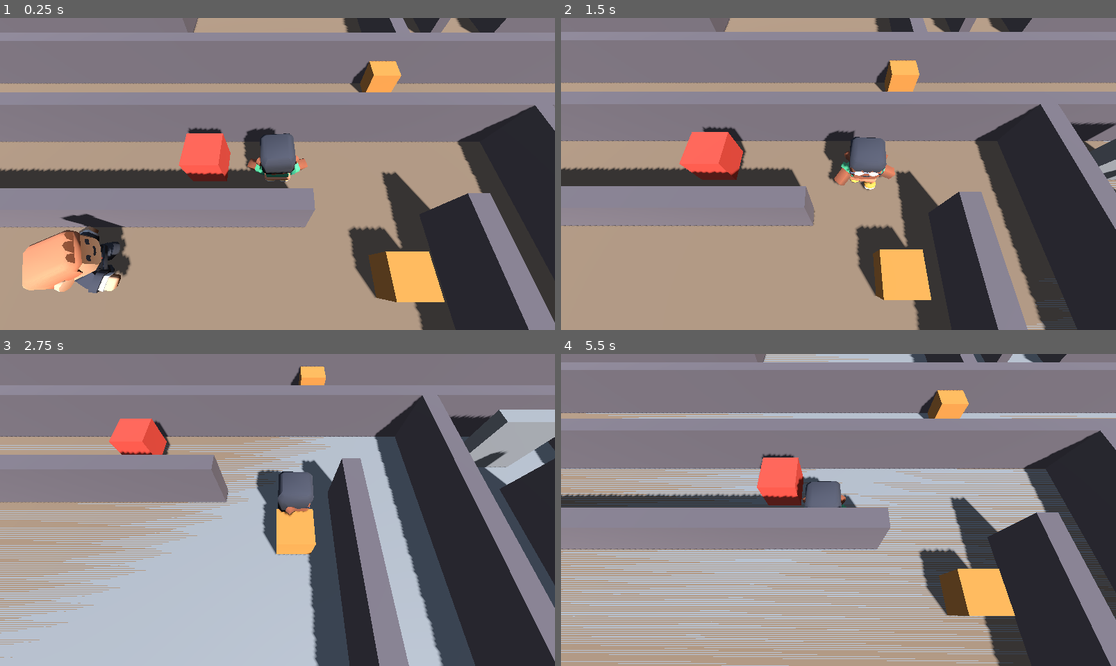
Above: before the commit, frames 1-4 (two rows, left to right).
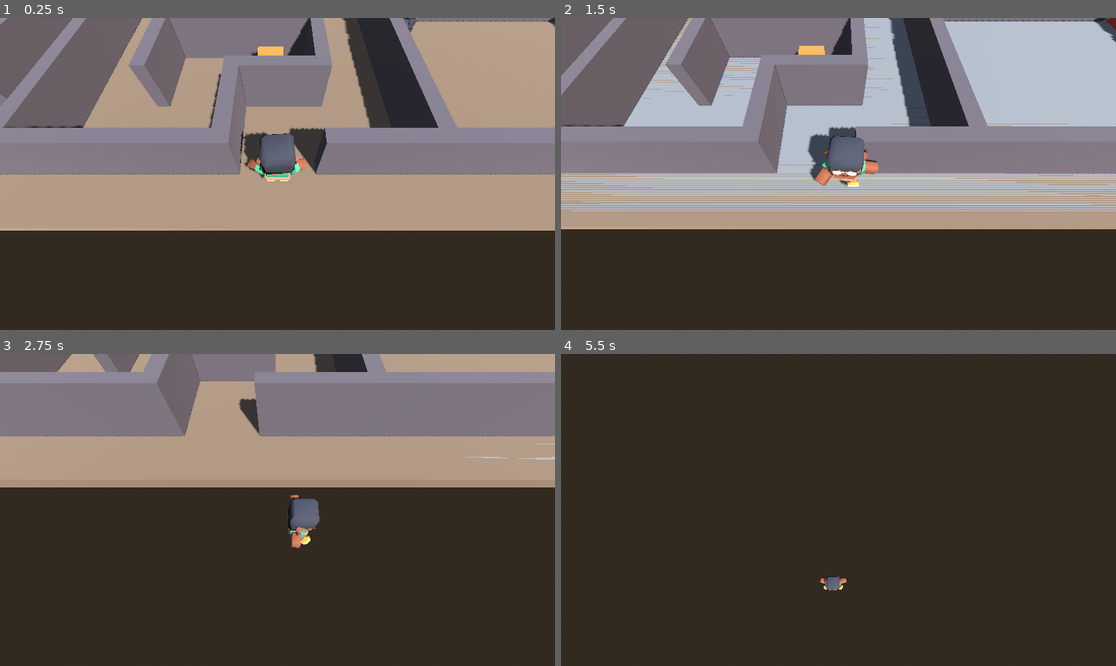
Above: after the commit, the same moments.

Repository: Carola-caicedo/Survivor-Maze-Puzzle
Game: Godot game, scene res://main.tscn
Two runs of this game, one before a commit and one after it. Both use one fixed random seed, a clock stepped at 60 frames per second and the inputs below.
Inputs:
- Up to frame 1 (0.25 s): no input
- Up to frame 2 (1.5 s): tap Enter (ui_accept) at 0.5, 0.6, 0.77, 1.07 s; hold D (move_right) 0.53-1.28 s; hold S (move_down) from 1.28 s (still down); tap Shift (correr) at 1.35 s
- Up to frame 3 (2.75 s): tap Enter (ui_accept) at 1.52, 1.55, 1.82, 2.3 s; release S (move_down) at 2.03 s; hold D (move_right) from 2.03 s (still down); tap Space (espada) at 2.1 s
- Up to frame 4 (5.5 s): release D (move_right) at 2.78 s; hold W (move_up) 2.78-3.53 s; tap E (interactuar) at 2.85 s; tap Enter (ui_accept) at 3.02, 3.05, 3.32, 3.77, 3.8, 4.07, 4.35, 4.52, 4.82, 5.3 s; hold A (move_left) 3.53-5.03 s; tap F at 3.6 s; hold S (move_down) from 5.03 s (still down); hold Shift (correr) from 5.03 s (still down)

The runs differ from the first frame. In frame 1, 75% of the frame differs, in the area x 0-100%, y 0-100%; in frame 2, 78%; in frame 3, 71%; in frame 4, 87%.

Commit message:
resolucion de conflictos, union de logica golpeador y guardian para la mecanica del enemigo

Diff:
--- a/golpeador.gd
+++ /dev/null
@@ -1,133 +0,0 @@
-extends CharacterBody3D
-
-enum Estado { ACERCARSE, AVISO, GOLPE, RECARGA, HUIR }
-
-@export var rapidez = 2.0
-@export var rango_ataque = 1.5
-@export var tiempo_aviso = 1.0
-@export var tiempo_recarga = 1.0
-
-@export var alcance_golpe = 1.6
-@export var danio = 15
-
-@export var vida = 100.0
-@export var vida_huida = 30.0
-@export var danio_prueba = 25.0
-
-var estado = Estado.ACERCARSE
-var reloj = 0.0
-var jugador = null
-
-@onready var anim = $Modelo/AnimationPlayer
-
-
-func _ready():
-	jugador = get_tree().get_first_node_in_group("jugador")
-
-
-func _physics_process(delta):
-	velocity += get_gravity() * delta
-	reloj = maxf(reloj - delta, 0.0)
-
-	# Prueba: Enter le quita vida. Borren estas dos líneas al terminar.
-	if Input.is_action_just_pressed("ui_accept"):
-		recibir_golpe(danio_prueba)
-	var nuevo = decidir()
-	if nuevo != estado:
-		cambiar_a(nuevo)
-
-	match estado:
-		Estado.ACERCARSE:
-			if jugador != null:
-				ir_a(jugador.global_position)
-		Estado.AVISO:
-			frenar("interact-right")
-		Estado.GOLPE:
-			frenar("attack-melee-right")
-			golpear()
-		Estado.RECARGA:
-			frenar("idle")
-		Estado.HUIR:
-			if jugador != null:
-				# Huir es perseguir con el vector director invertido
-				var lejos = global_position - jugador.global_position
-				lejos.y = 0.0
-				ir_a(global_position + lejos)
-
-	move_and_slide()
-
-# Desde cada estado solo se puede pasar a uno: el ciclo del ataque.
-func decidir():
-	 # Va primero: le gana a cualquier estado, también al AVISO.
-	if vida <= vida_huida and vida > 0.0:
-		return Estado.HUIR
-
-	match estado:
-		Estado.ACERCARSE:
-			if distancia() <= rango_ataque:
-				return Estado.AVISO
-		Estado.AVISO:
-			if reloj <= 0.001:
-				return Estado.GOLPE
-		Estado.GOLPE:
-			return Estado.RECARGA
-		Estado.RECARGA:
-			if reloj <= 0.001:
-				return Estado.ACERCARSE
-		Estado.HUIR:
-			return Estado.HUIR
-	return estado
-
-# Se llama igual que en la diana del Taller 8: el rayo ya la sabe usar.
-func recibir_golpe(cuanto):
-	vida -= cuanto
-	print(name, " vida ", vida)
-	if vida <= 0.0:
-		print(name, " vencido")
-		queue_free()
-
-
-func cambiar_a(nuevo):
-	estado = nuevo
-	print(name, " -> ", Estado.keys()[estado], " cuadro ",
-		Engine.get_physics_frames(), " a ",
-		snappedf(distancia(), 0.01), " m")
-	if estado == Estado.AVISO:
-		reloj = tiempo_aviso
-	elif estado == Estado.RECARGA:
-		reloj = tiempo_recarga
-
-# El aviso le da tiempo al jugador: el golpe mira DÓNDE ESTÁ AHORA.
-func golpear():
-	if distancia() > alcance_golpe:
-		print(name, " falla a ", snappedf(distancia(), 0.01), " m")
-		return
-
-	var salud = jugador.get_node_or_null("Salud")
-	if salud != null:
-		salud.recibir_golpe(danio)
-
-
-func ir_a(destino):
-	var hacia = destino - global_position
-	hacia.y = 0.0
-	var dir = hacia.normalized()
-	velocity.x = dir.x * rapidez
-	velocity.z = dir.z * rapidez
-	if dir.length() > 0.001:
-		basis = Basis.looking_at(dir)
-	anim.play("walk")
-
-
-func frenar(animacion):
-	velocity.x = 0.0
-	velocity.z = 0.0
-	anim.play(animacion)
-
-
-func distancia():
-	if jugador == null:
-		return 999.0
-	var p = jugador.global_position
-	var o = global_position
-	return Vector2(p.x - o.x, p.z - o.z).length()
--- a/golpeador.tscn
+++ /dev/null
@@ -1,18 +0,0 @@
-[gd_scene format=3 uid="uid://ccd46sqcppw1j"]
-
-[ext_resource type="Script" uid="uid://b5t8kjrddqakk" path="res://golpeador.gd" id="1_nln5y"]
-[ext_resource type="PackedScene" uid="uid://btbidf61ylt57" path="res://personaje/character-male-d.glb" id="2_bevbv"]
-
-[sub_resource type="CapsuleShape3D" id="CapsuleShape3D_7mycd"]
-radius = 0.35
-height = 1.75
-
-[node name="Golpeador" type="CharacterBody3D" unique_id=602957092 groups=["jugador"]]
-script = ExtResource("1_nln5y")
-
-[node name="CollisionShape3D" type="CollisionShape3D" parent="." unique_id=1574694485]
-transform = Transform3D(1, 0, 0, 0, 1, 0, 0, 0, 1, 0, 0.875, 0)
-shape = SubResource("CapsuleShape3D_7mycd")
-
-[node name="Modelo" parent="." unique_id=999883617 instance=ExtResource("2_bevbv")]
-transform = Transform3D(-2.6, 0, -2.2729921e-07, 0, 2.6, 0, 2.2729921e-07, 0, -2.6, 0, 0, 0)
--- a/guardian.gd
+++ b/guardian.gd
@@ -1,8 +1,8 @@
 extends CharacterBody3D
 
-enum Estado { PATRULLA, PERSEGUIR }
-
-@export var objetivo: Node3D
+enum Estado { PATRULLA, ACERCARSE, AVISO, GOLPE, RECARGA, HUIR }
+
+# Configuración de patrulla y visión (Taller 7)
 @export var rapidez = 2.0
 @export var radio_ver = 6.0
 @export var radio_perder = 9.0
@@ -11,10 +11,27 @@
 	Vector3(6, 0, -3)
 ]
 
-@onready var anim: AnimationPlayer = _buscar_anim()
+# Configuración de combate (Taller 9)
+@export var rango_ataque = 1.5
+@export var tiempo_aviso = 1.0
+@export var tiempo_recarga = 1.0
+@export var alcance_golpe = 1.6
+@export var danio = 15
+
+# Vida y huida
+@export var vida = 100.0
+@export var vida_huida = 30.0
+@export var danio_prueba = 25.0
+
+@export var objetivo: Node3D = null
 
 var estado = Estado.PATRULLA
 var punto = 0
+var reloj = 0.0
+var jugador: Node3D = null
+
+@onready var anim: AnimationPlayer = _buscar_anim()
+
 
 func _buscar_anim() -> AnimationPlayer:
 	if has_node("Modelo/AnimationPlayer"):
@@ -26,40 +43,164 @@
 		return encontrados[0]
 	return null
 
+
+func _ready():
+	if objetivo != null:
+		jugador = objetivo
+	else:
+		jugador = get_tree().get_first_node_in_group("jugador")
+
+
 func _physics_process(delta):
 	velocity += get_gravity() * delta
-
-	if objetivo == null:
-		move_and_slide()
-		return
-
-	var distancia = global_position.distance_to(objetivo.global_position)
+	reloj = maxf(reloj - delta, 0.0)
+
+	# Tecla Enter para pruebas de daño al enemigo
+	if Input.is_action_just_pressed("ui_accept"):
+		recibir_golpe(danio_prueba)
+
+	var nuevo = decidir()
+	if nuevo != estado:
+		cambiar_a(nuevo)
 
 	match estado:
 		Estado.PATRULLA:
-			if distancia < radio_ver:
-				estado = Estado.PERSEGUIR
-				print("lo vio a ", snappedf(distancia, 0.01), " m")
-			ir_a(puntos[punto])
-			if global_position.distance_to(puntos[punto]) < 0.3:
-				punto = (punto + 1) % puntos.size()
-
-		Estado.PERSEGUIR:
-			if distancia > radio_perder:
-				estado = Estado.PATRULLA
-				print("lo perdió a ", snappedf(distancia, 0.01), " m")
-			ir_a(objetivo.global_position)
+			if puntos.size() > 0:
+				ir_a(puntos[punto])
+				if global_position.distance_to(puntos[punto]) < 0.4:
+					punto = (punto + 1) % puntos.size()
+			else:
+				frenar("idle")
+
+		Estado.ACERCARSE:
+			if jugador != null:
+				ir_a(jugador.global_position)
+			else:
+				frenar("idle")
+
+		Estado.AVISO:
+			frenar("interact-right")
+
+		Estado.GOLPE:
+			frenar("attack-melee-right")
+			golpear()
+
+		Estado.RECARGA:
+			frenar("idle")
+
+		Estado.HUIR:
+			if jugador != null:
+				# Huir es alejarse en la dirección opuesta al jugador
+				var lejos = global_position - jugador.global_position
+				lejos.y = 0.0
+				ir_a(global_position + lejos)
+			else:
+				frenar("idle")
 
 	move_and_slide()
 
-func ir_a(p):
-	var hacia = p - global_position
+
+func decidir() -> Estado:
+	# Huir tiene máxima prioridad si la vida está baja
+	if vida <= vida_huida and vida > 0.0:
+		return Estado.HUIR
+
+	var d = distancia()
+
+	match estado:
+		Estado.PATRULLA:
+			if jugador != null and d <= radio_ver:
+				return Estado.ACERCARSE
+			return Estado.PATRULLA
+
+		Estado.ACERCARSE:
+			if d > radio_perder:
+				return Estado.PATRULLA
+			if d <= rango_ataque:
+				return Estado.AVISO
+			return Estado.ACERCARSE
+
+		Estado.AVISO:
+			if reloj <= 0.001:
+				return Estado.GOLPE
+			return Estado.AVISO
+
+		Estado.GOLPE:
+			return Estado.RECARGA
+
+		Estado.RECARGA:
+			if reloj <= 0.001:
+				if d <= rango_ataque:
+					return Estado.AVISO
+				elif d <= radio_perder:
+					return Estado.ACERCARSE
+				else:
+					return Estado.PATRULLA
+			return Estado.RECARGA
+
+		Estado.HUIR:
+			return Estado.HUIR
+
+	return estado
+
+
+func cambiar_a(nuevo: Estado):
+	estado = nuevo
+	print(name, " -> ", Estado.keys()[estado], " a ", snappedf(distancia(), 0.01), " m")
+	if estado == Estado.AVISO:
+		reloj = tiempo_aviso
+	elif estado == Estado.RECARGA:
+		reloj = tiempo_recarga
+
+
+func golpear():
+	if distancia() > alcance_golpe:
+		print(name, " falla a ", snappedf(distancia(), 0.01), " m")
+		return
+
+	if jugador != null:
+		var salud = jugador.get_node_or_null("Salud")
+		if salud != null:
+			salud.recibir_golpe(danio)
+
+
+func recibir_golpe(cuanto):
+	vida -= cuanto
+	print(name, " vida ", vida)
+	if vida <= 0.0:
+		print(name, " vencido")
+		queue_free()
+
+
+func ir_a(destino: Vector3):
+	var hacia = destino - global_position
 	hacia.y = 0.0
 	if hacia.length() < 0.05:
+		velocity.x = 0.0
+		velocity.z = 0.0
+		reproducir_anim("idle")
 		return
 	var dir = hacia.normalized()
 	velocity.x = dir.x * rapidez
 	velocity.z = dir.z * rapidez
 	basis = Basis.looking_at(dir)
-	if anim != null and anim.has_animation("walk"):
-		anim.play("walk")
+	reproducir_anim("walk")
+
+
+func frenar(animacion: String = "idle"):
+	velocity.x = 0.0
+	velocity.z = 0.0
+	reproducir_anim(animacion)
+
+
+func reproducir_anim(nombre: String):
+	if anim != null and anim.has_animation(nombre):
+		anim.play(nombre)
+
+
+func distancia() -> float:
+	if jugador == null:
+		return 999.0
+	var p = jugador.global_position
+	var o = global_position
+	return Vector2(p.x - o.x, p.z - o.z).length()
--- a/guardian.tscn
+++ b/guardian.tscn
@@ -7,12 +7,12 @@
 radius = 0.35
 height = 1.75
 
-[node name="guardian" type="CharacterBody3D" unique_id=1453112332]
+[node name="Guardian" type="CharacterBody3D" unique_id=1453112332 groups=["enemigos"]]
 script = ExtResource("1_3jwwi")
 
 [node name="CollisionShape3D" type="CollisionShape3D" parent="." unique_id=1336567868]
 transform = Transform3D(1, 0, 0, 0, 1, 0, 0, 0, 1, 0, 0.875, 0)
 shape = SubResource("CapsuleShape3D_1lkc5")
 
-[node name="modelo" parent="." unique_id=1225502439 instance=ExtResource("2_2oh7y")]
+[node name="Modelo" parent="." unique_id=1225502439 instance=ExtResource("2_2oh7y")]
 transform = Transform3D(-2.6, 0, -2.2729921e-07, 0, 2.6, 0, 2.2729921e-07, 0, -2.6, 0, 0, 0)
--- a/main.tscn
+++ b/main.tscn
@@ -8,7 +8,7 @@
 [ext_resource type="Script" uid="uid://8muj4gig7kts" path="res://espada.gd" id="4_1bvp3"]
 [ext_resource type="Script" uid="uid://g76pliv8lo3r" path="res://interactuar.gd" id="5_lquwl"]
 [ext_resource type="Script" uid="uid://dasg24n6trd5e" path="res://salud.gd" id="7_5vw27"]
-[ext_resource type="PackedScene" uid="uid://ccd46sqcppw1j" path="res://golpeador.tscn" id="7_272bh"]
+[ext_resource type="PackedScene" uid="uid://b5fk2eukw5pdc" path="res://guardian.tscn" id="7_272bh"]
 [ext_resource type="PackedScene" uid="uid://d2085s0j4q45i" path="res://objetivo.tscn" id="9_kek77"]
 [ext_resource type="PackedScene" uid="uid://c2aletggvk2nn" path="res://salida.tscn" id="10_4c57u"]
 [ext_resource type="PackedScene" uid="uid://7cir24paxtfm" path="res://laberinto.tscn" id="12_dg77c"]
@@ -41,8 +41,17 @@
 
 [node name="Main" type="Node3D" unique_id=368806357]
 
-[node name="zona_b" parent="." unique_id=1929311012 instance=ExtResource("1_h2yge")]
-transform = Transform3D(1, 0, 0, 0, 1, 0, 0, 0, 1, -2, 1, 0)
+[node name="zona_b4" parent="." unique_id=1929311012 instance=ExtResource("1_h2yge")]
+transform = Transform3D(1, 0, 0, 0, 1, 0, 0, 0, 1, -2.5618854, 0, -4.873433)
+
+[node name="zona_b3" parent="." unique_id=1387998824 instance=ExtResource("1_h2yge")]
+transform = Transform3D(1, 0, 0, 0, 1, 0, 0, 0, 1, -3.091549, 0, -13.613588)
+
+[node name="zona_b2" parent="." unique_id=727331224 instance=ExtResource("1_h2yge")]
+transform = Transform3D(-4.371139e-08, 0, 1, 0, 1, 0, -1, 0, -4.371139e-08, 15.785, 0, 11.278)
+
+[node name="zona_b" parent="." unique_id=589018306 instance=ExtResource("1_h2yge")]
+transform = Transform3D(-4.371139e-08, 0, 1, 0, 1, 0, -1, 0, -4.371139e-08, 15.187, 0, 5.7284904)
 
 [node name="WorldEnvironment" type="WorldEnvironment" parent="." unique_id=1841011218]
 environment = SubResource("Entorno")
@@ -63,7 +72,7 @@
 [node name="Frutas" type="Node3D" parent="." unique_id=1317149282]
 
 [node name="Fruta1" type="StaticBody3D" parent="Frutas" unique_id=1988233190 groups=["interactivos"]]
-transform = Transform3D(1, 0, 0, 0, 1, 0, 0, 0, 1, 4, 0.5, -4)
+transform = Transform3D(1, 0, 0, 0, 1, 0, 0, 0, 1, -18.231888, 0.5, -8.732496)
 script = ExtResource("2_7mycd")
 
 [node name="MeshInstance3D" type="MeshInstance3D" parent="Frutas/Fruta1" unique_id=966073527]
@@ -74,7 +83,7 @@
 shape = SubResource("CajaForma")
 
 [node name="Fruta2" type="StaticBody3D" parent="Frutas" unique_id=1796786497 groups=["interactivos"]]
-transform = Transform3D(1, 0, 0, 0, 1, 0, 0, 0, 1, -5, 0.5, -2)
+transform = Transform3D(1, 0, 0, 0, 1, 0, 0, 0, 1, -0.27512836, 0.5, 8.985465)
 script = ExtResource("2_7mycd")
 
 [node name="MeshInstance3D" type="MeshInstance3D" parent="Frutas/Fruta2" unique_id=899026570]
@@ -85,7 +94,7 @@
 shape = SubResource("CajaForma")
 
 [node name="Fruta3" type="StaticBody3D" parent="Frutas" unique_id=2033221054 groups=["interactivos"]]
-transform = Transform3D(1, 0, 0, 0, 1, 0, 0, 0, 1, 3, 0.5, 3)
+transform = Transform3D(1, 0, 0, 0, 1, 0, 0, 0, 1, 16.80764, 0.5, 8.930685)
 script = ExtResource("2_7mycd")
 
 [node name="MeshInstance3D" type="MeshInstance3D" parent="Frutas/Fruta3" unique_id=608080174]
@@ -100,11 +109,14 @@
 script = ExtResource("3_efxa6")
 objetivo = NodePath("../Personaje")
 distancia = Vector3(0, 6, 3)
+limite_min = Vector2(-24.5, -17)
+limite_max = Vector2(24, 17)
 
 [node name="Personaje" type="CharacterBody3D" parent="." unique_id=2042316050 node_paths=PackedStringArray("camara") groups=["jugador"]]
+transform = Transform3D(1, 0, 0, 0, 1, 0, 0, 0, 1, 0, 0, 13.7023945)
 script = ExtResource("1_pj")
 camara = NodePath("../Camera3D")
-accion_prueba = "golpeador.F5"
+accion_prueba = "guardian.F5"
 
 [node name="CollisionShape3D" type="CollisionShape3D" parent="Personaje" unique_id=1745509103]
 transform = Transform3D(1, 0, 0, 0, 1, 0, 0, 0, 1, 0, 0.875, 0)
@@ -122,23 +134,26 @@
 [node name="Salud" type="Node" parent="Personaje" unique_id=208371855]
 script = ExtResource("7_5vw27")
 
-[node name="Golpeador" parent="." unique_id=602957092 instance=ExtResource("7_272bh")]
-transform = Transform3D(1, 0, 0, 0, 1, 0, 0, 0, 1, -5, 0, 3)
+[node name="Guardian" parent="." unique_id=602957092 instance=ExtResource("7_272bh")]
+transform = Transform3D(1, 0, 0, 0, 1, 0, 0, 0, 1, 6.4763737, 0, 6.4198503)
 rapidez = 2.5
 rango_ataque = 1.3
 tiempo_recarga = 1.2
 
 [node name="Objetivo" parent="." unique_id=1374076160 instance=ExtResource("9_kek77")]
-transform = Transform3D(1, 0, 0, 0, 1, 0, 0, 0, 1, 0, 0, -0.8)
+transform = Transform3D(1, 0, 0, 0, 1, 0, 0, 0, 1, -15.332409, 0, 5.741292)
 
 [node name="Objetivo2" parent="." unique_id=1146712578 instance=ExtResource("9_kek77")]
-transform = Transform3D(1, 0, 0, 0, 1, 0, 0, 0, 1, 0, 0, -1.6)
+transform = Transform3D(1, 0, 0, 0, 1, 0, 0, 0, 1, -12.096336, 0, -11.4666)
 
 [node name="Objetivo3" parent="." unique_id=1158250416 instance=ExtResource("9_kek77")]
-transform = Transform3D(1, 0, 0, 0, 1, 0, 0, 0, 1, 0, 0, -2.4)
+transform = Transform3D(1, 0, 0, 0, 1, 0, 0, 0, 1, 17.939623, 0, -6.0806565)
 
 [node name="Salida" parent="." unique_id=503925074 instance=ExtResource("10_4c57u")]
-transform = Transform3D(1, 0, 0, 0, 1, 0, 0, 0, 1, 10, 1, 0)
+transform = Transform3D(1, 0, 0, 0, 1, 0, 0, 0, 1, 0.18038654, 1, -16.58268)
 
 [node name="Laberinto" parent="." unique_id=1746071510 instance=ExtResource("12_dg77c")]
-transform = Transform3D(1, 0, 0, 0, 1, 0, 0, 0, 1, 0, 0, -1.5413213)
+transform = Transform3D(-1, 0, -8.742278e-08, 0, 1, 0, 8.742278e-08, 0, -1, 0, 0, -1.5413213)
+
+[node name="Guardian2" parent="." unique_id=1453112332 instance=ExtResource("7_272bh")]
+transform = Transform3D(1, 0, 0, 0, 1, 0, 0, 0, 1, 0, 0, -7.2725177)
--- a/zona_b.tscn
+++ b/zona_b.tscn
@@ -22,6 +22,7 @@
 shader_parameter/color_borde = Color(1, 0.6, 0.1, 1)
 
 [sub_resource type="BoxMesh" id="BoxMesh_pukvj"]
+size = Vector3(2, 3, 0.5)
 
 [node name="zona_b" type="Node3D" unique_id=1929311012]
 
Not shown, removed: golpeador.gd.uid
